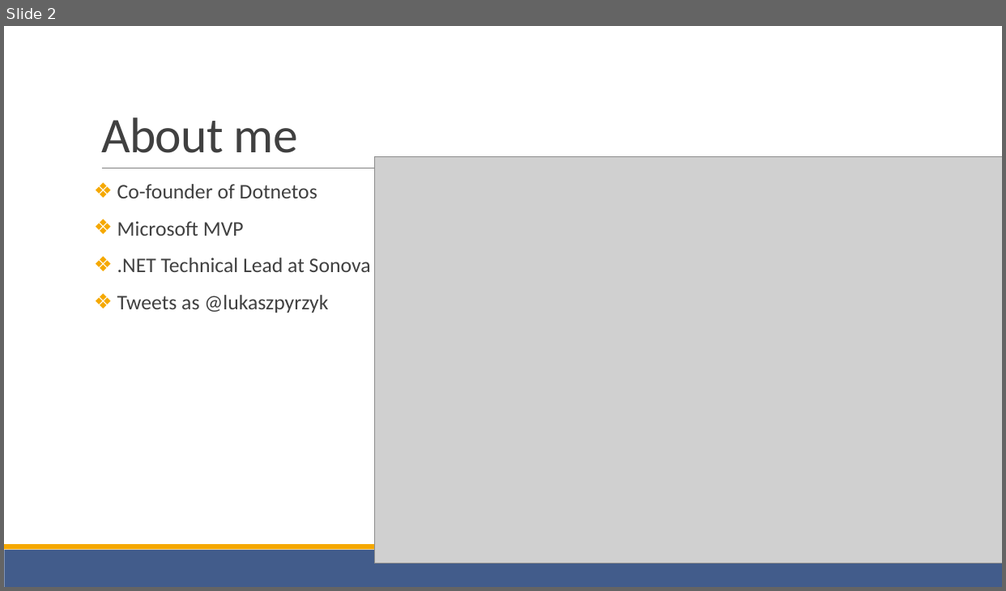
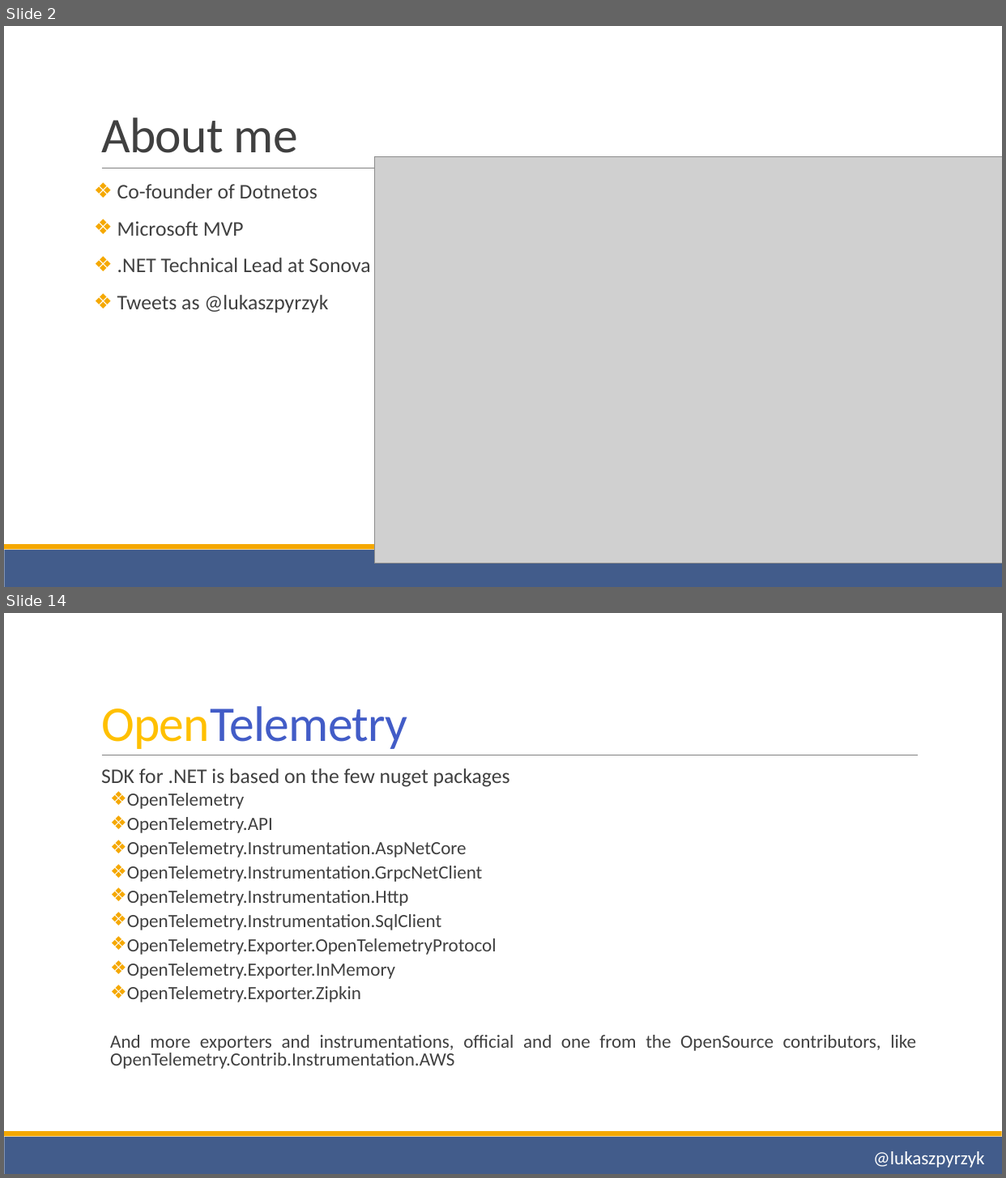
Before and after one commit to lukasz-pyrzyk/opentelemetry-demo, a slide deck: OpenTelemetry.pptx. Shown one above the other, each under a label of ours: slide 2 before the commit, slides 2 and 14 after it; the slides between them are not shown. The pictures are 1006x591 and 1006x1178 pixels, drawn with LibreOffice and Linux fonts; fonts in the diff are those of the drawing; grey boxes stand for pictures. Boxes give left, top, right and bottom in pixels: in the first picture for what was removed or moved away, otherwise in the second. Text is boxed around its words. In the diff, an @@ line names an element or a change of style, - is before the commit and + after.

```diff
--- a/OpenTelemetry.pptx
+++ b/OpenTelemetry.pptx
@@ slide 14 added at [4, 613, 1002, 1174], background #FFFFFF; not listed: 3 template elements that a slide beside it also shows @@
@@ title added at [101, 706, 408, 749], 48 pt, text #425CC7 @@
+OpenTelemetry
@@ text added at [101, 769, 916, 1069], 18 pt, text #404040 @@
+  SDK for .NET is based on the few nuget packages
+  ❖ OpenTelemetry
+  ❖ OpenTelemetry.API
+  ❖ OpenTelemetry.Instrumentation.AspNetCore
+  ❖ OpenTelemetry.Instrumentation.GrpcNetClient
+  ❖ OpenTelemetry.Instrumentation.Http
+  ❖ OpenTelemetry.Instrumentation.SqlClient
+  ❖ OpenTelemetry.Exporter.OpenTelemetryProtocol
+  ❖ OpenTelemetry.Exporter.InMemory
+  ❖ OpenTelemetry.Exporter.Zipkin
+  And more exporters and instrumentations, official and one from the OpenSource contributors, like
+  OpenTelemetry.Contrib.Instrumentation.AWS
@@ text added at [873, 1152, 984, 1168], 18 pt, text #FFFFFF @@
+@lukaszpyrzyk
```
Also in this commit, not shown: 8 slides changed, 15 other slides added, 9 slides removed.
